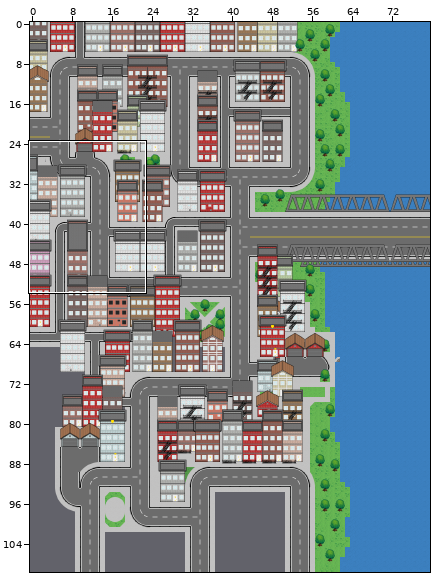
Two states of a Tiled map, Frund/Tiled/Nivel4.tmx. The first picture is a wide view before the edit; the outline marks the close-up.
Close-up. Before the edit:
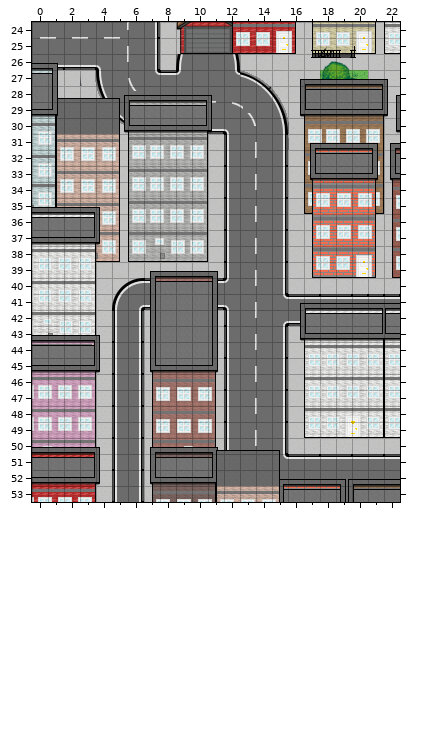
Cells are 16x16 px. Shown: x 0..22, y 24..53. The commit also changed other parts of the map, which this record leaves out. Tiles whose own drawing changed are shown in their newer look in all pictures. The old version is drawn lined up with the new one.
The result:
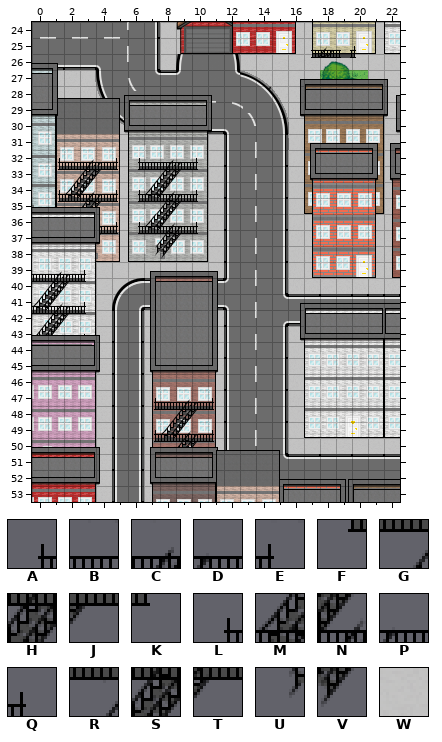
Key: from "TemplateNivel3": A 133, B 134, C 135, D 136, E 137, F 163, G 164, H 165, J 166, K 167, L 193, M 194, N 195, P 196, Q 197, R 224, S 225, T 226, U 254, V 255; from "Tileset Nivel 2": W 497.
_ is an empty cell.
Tiles of an added or newly shown layer are drawn over the layers below it.
From old to new:
Changed rows in their new state; . is an unchanged cell.
map size 80x240 -> 80x133 cells
Layer "Piso (T)":
first column x 3:
27 W
Layer "Props 3" (added):
first column x 7:
47 ABCDE
48 FGHJK
49 LMNPQ
50 FRSTK
Layer "Props":
first column x 0:
32 .ABCDEABCDE
33 .FGHJKFGHJK
34 .LMNPQLMNPQ
35 .FRSTKFRSTK
36 ....PQLMNPQ
37 ....TKFRSTK
38 .......UV..
39 BCDE.......
40 GHJK.......
41 MNPQ.......
42 GHJK.......
43 MN.........
